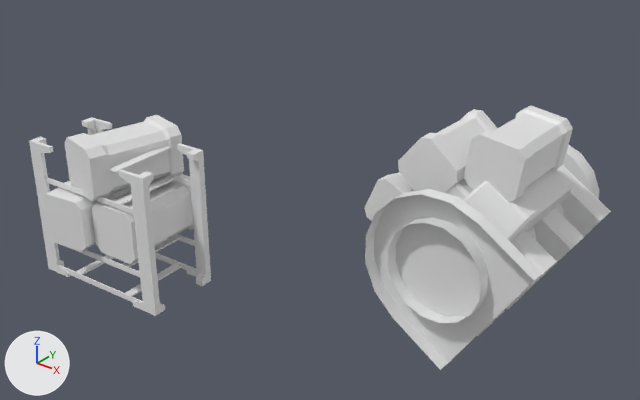
The FBX model jam-unity-project/Assets/Art/Ship/ship_ammo.fbx as it was, and as the next commit left it.
Camera for both pictures: a camera (50 mm lens) standing at (11.78, -1.85, 4.14) and looking at (7.06, 4.05, 0.47). The lights are fixed; the arrows at lower left show +X, +Y and +Z. Materials are left out; every surface is plain grey. Where no turn or scale is listed for an object, it has been applied to the vertices.

Objects in the first picture: 'pCube41', 'ship_aamo_crate3', 'ship_aamo_crate4', 'ship_ammo_crate', 'ship_ammo_crate1', 'ship_ammo_crate2', 'ship_ammo_holder', 'ship_ammo_supply'.
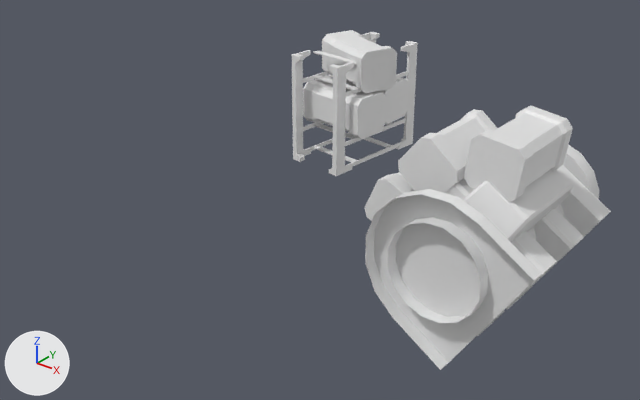
Pixel boxes (x1, y1, x2, y2) of what changed, in the pictures (640 x 400 px):
'ship_ammo_holder', moved, turned: before (29, 117, 211, 316); after (292, 32, 418, 176)
'ship_aamo_crate3', moved, turned: before (65, 115, 184, 202); after (322, 30, 397, 93)
'pCube41', moved, turned: before (92, 174, 194, 264); after (303, 76, 386, 139)
'ship_aamo_crate4', moved, turned: before (41, 186, 131, 252); after (328, 75, 409, 124)

What changed in the scene script:
```text
Change ob_ship_ammo_holder:
    ob_ship_ammo_holder.location: (606.3, 0.0, -251.5) -> (592.4, 0.0, -612.6)
    ob_ship_ammo_holder.rotation_euler: (0.0, -1.511, 0.0) -> (0.0, 3.042, 0.0)  # degrees (0, -87, 0) -> degrees (0, 174, 0)
```
